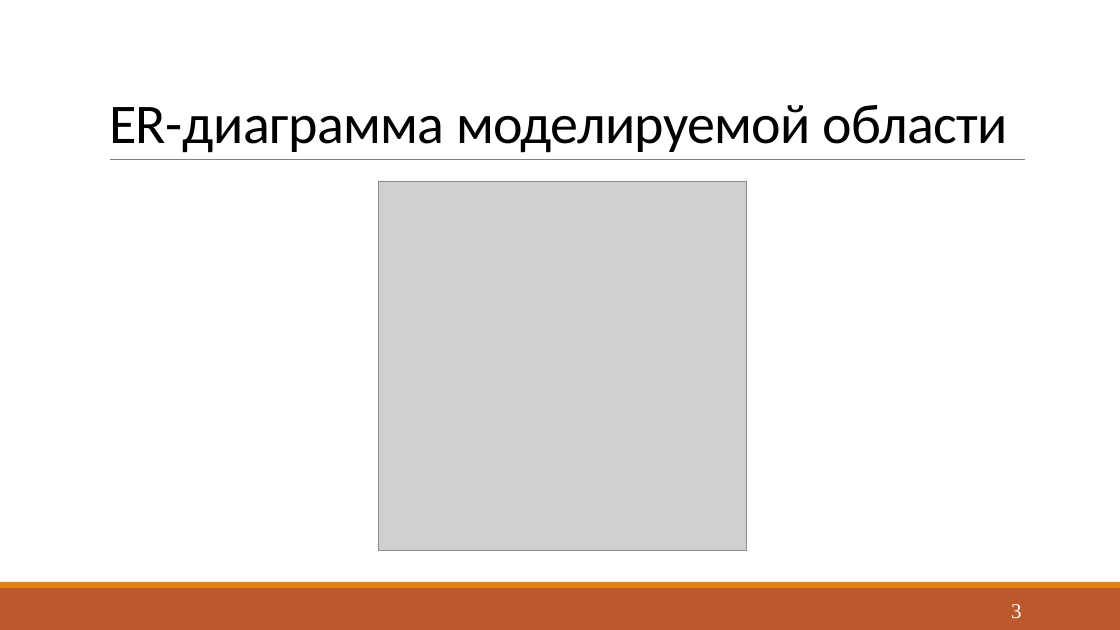
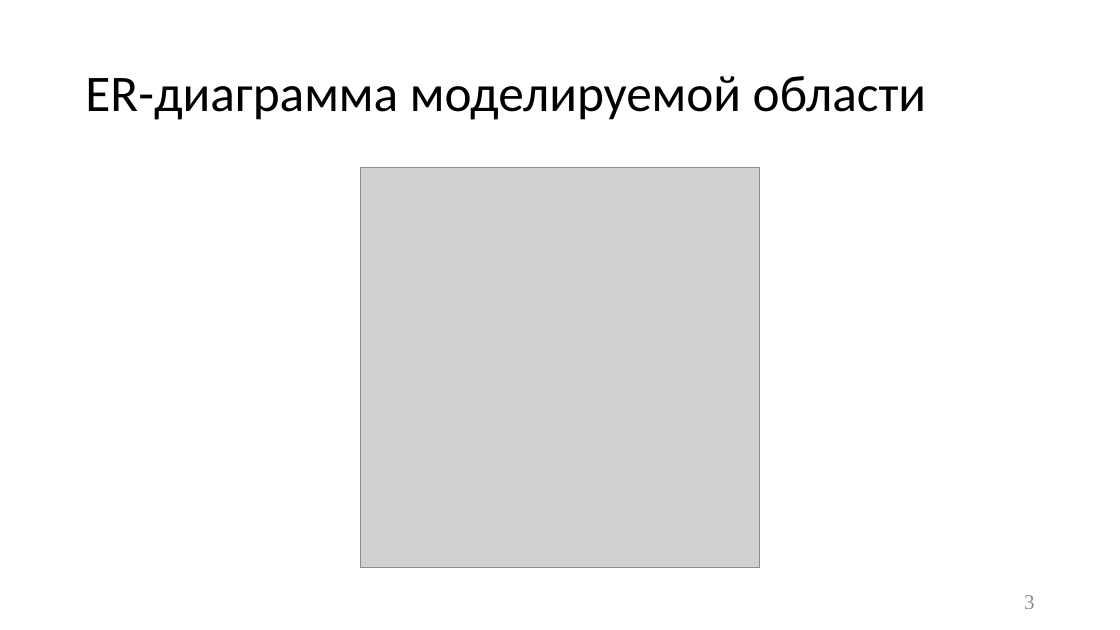
Before and after one commit to Yokud/DBCourseWork, a slide deck: slide 3 of docs/Presentation.pptx. Drawn at 1120x630 pixels with LibreOffice and Linux fonts; fonts in the diff are those of the drawing; grey boxes stand for pictures. Boxes give left, top, right and bottom in pixels: in the first picture for what was removed or moved away, otherwise in the second. Text is boxed around its words. In the diff, an @@ line names an element or a change of style, - is before the commit and + after.

```diff
--- a/docs/Presentation.pptx
+++ b/docs/Presentation.pptx
@@ title "ER-диаграмма моделируемой области": place and size @@
-title "ER-диаграмма моделируемой области" at [109,105,1008,153]
+title "ER-диаграмма моделируемой области" at [85,76,926,120]
@@ title "ER-диаграмма моделируемой области" at [85,76,926,120]: size 48 to 44 pt, letter spacing -0.5 to 0 pt; line spacing 0.85 to 0.9; vertical alignment bottom to middle @@
@@ line removed from (110, 160) to (1026, 160) @@
@@ picture: place and size @@
-picture at [379,181,747,550]
+picture at [361,168,760,568]
@@ rectangle removed at [0,588,1120,630] @@
@@ rectangle removed at [0,582,1120,588] @@
@@ page number: place and size @@
-page number at [1011,604,1021,618]
+page number at [1024,595,1034,609]
@@ page number at [1024,595,1034,609]: text colour #FFFFFF to #8C8C8C @@
```
Also in this commit, not shown: 16 other slides changed, 7 other files.
